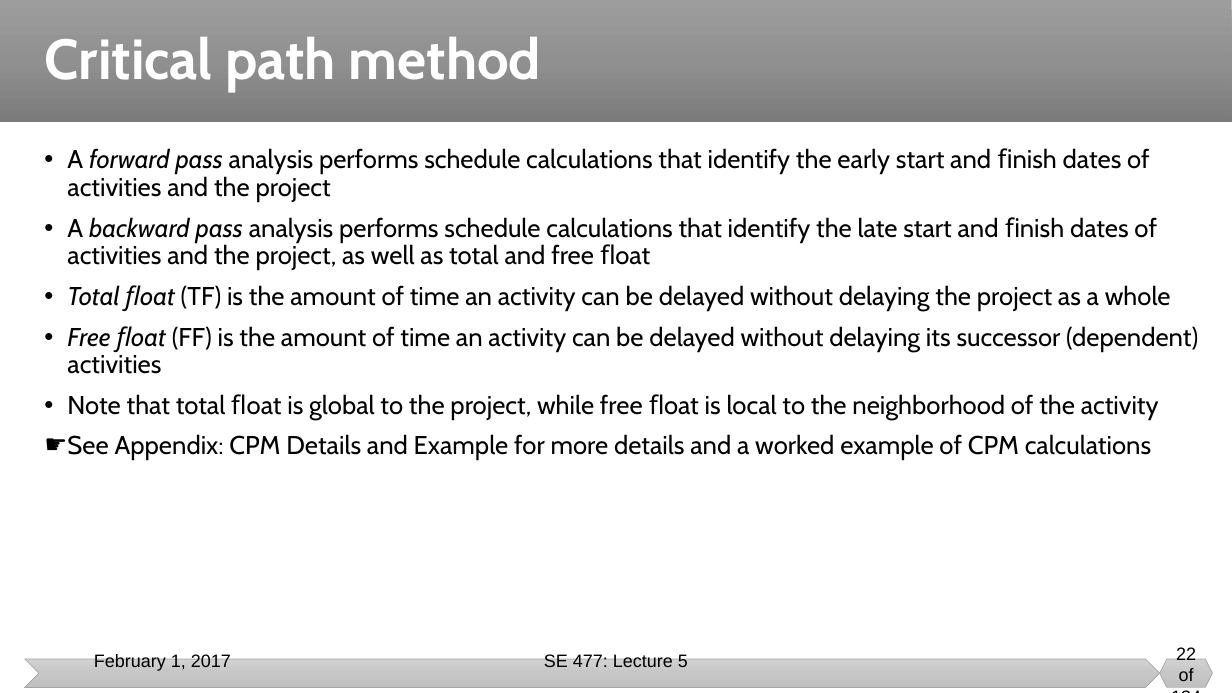
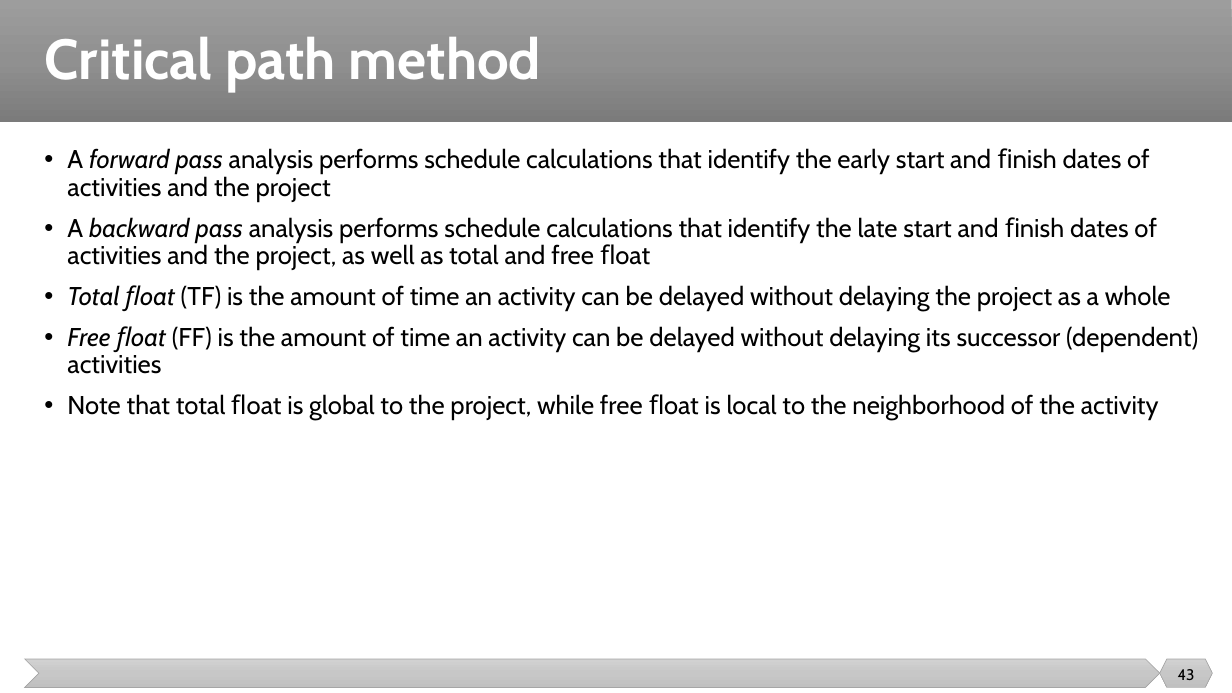
Before and after one commit to malenezi/malenezi, a slide deck: slide 43 of SE423/Lectures/7-Scheduling and Tracking/Scheduling and Tracking.pptx (slide 22 before the commit). Drawn at 1232x693 pixels with LibreOffice and Linux fonts; fonts in the diff are those of the drawing. Boxes give left, top, right and bottom in pixels: in the first picture for what was removed or moved away, otherwise in the second. Text is boxed around its words. In the diff, an @@ line names an element or a change of style, - is before the commit and + after.

```diff
--- a/SE423/Lectures/7-Scheduling and Tracking/Scheduling and Tracking.pptx
+++ b/SE423/Lectures/7-Scheduling and Tracking/Scheduling and Tracking.pptx
@@ text at (67, 434, 1151, 460): paragraph removed @@
-☛ See Appendix: CPM Details and Example for more details and a worked example of CPM calculations
@@ text removed at (94, 654, 231, 671) @@
-February 1, 2017
@@ text removed at (544, 654, 688, 667) @@
-SE 477: Lecture 5
@@ page number at (1178, 669, 1195, 680): text changed; size 14 to 12 pt; font Arial to Cabin @@
-22 of 134
+43
```
Also in this commit, not shown: 64 other slides changed, 51 slides added, 19 slides removed, 12 other files.
